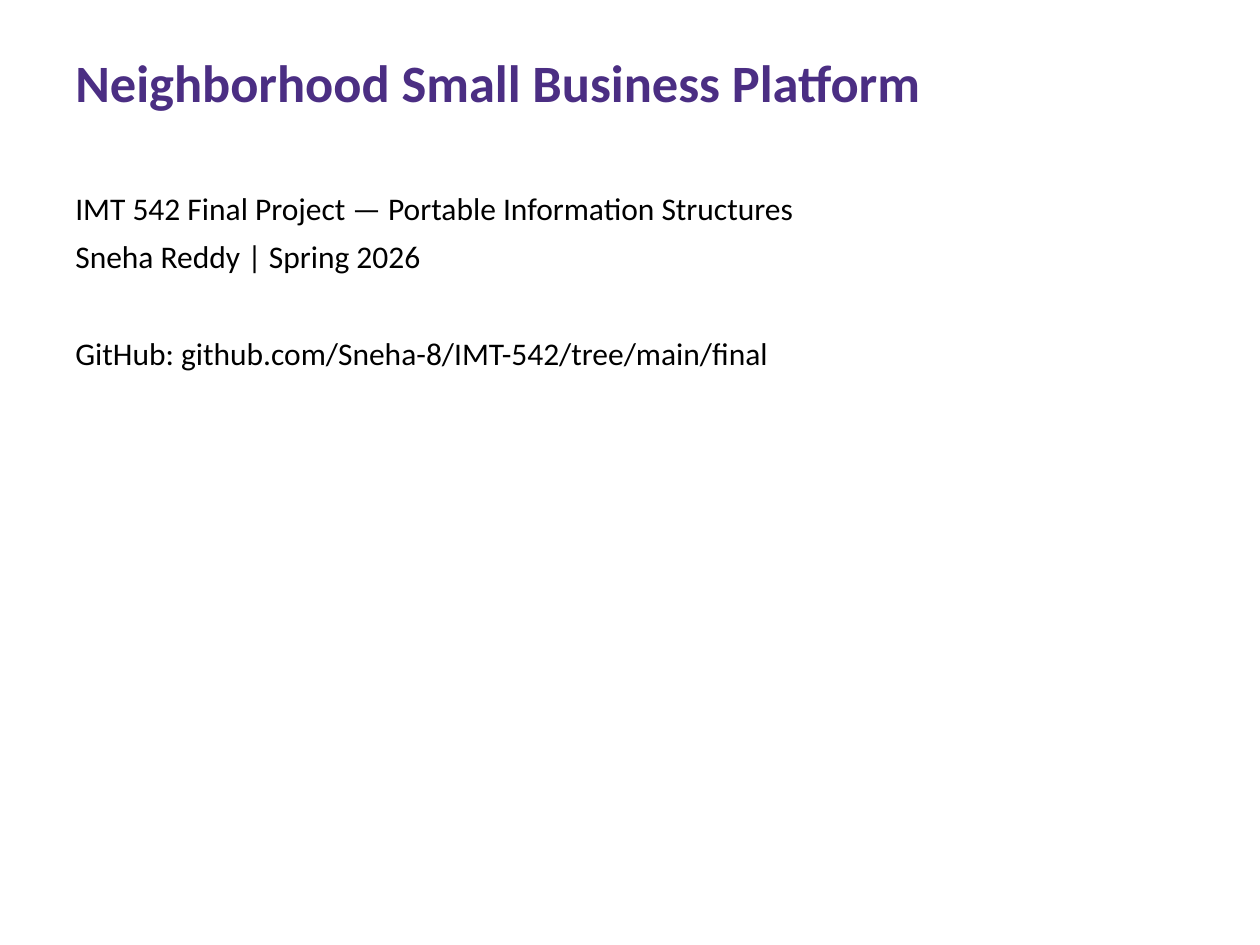
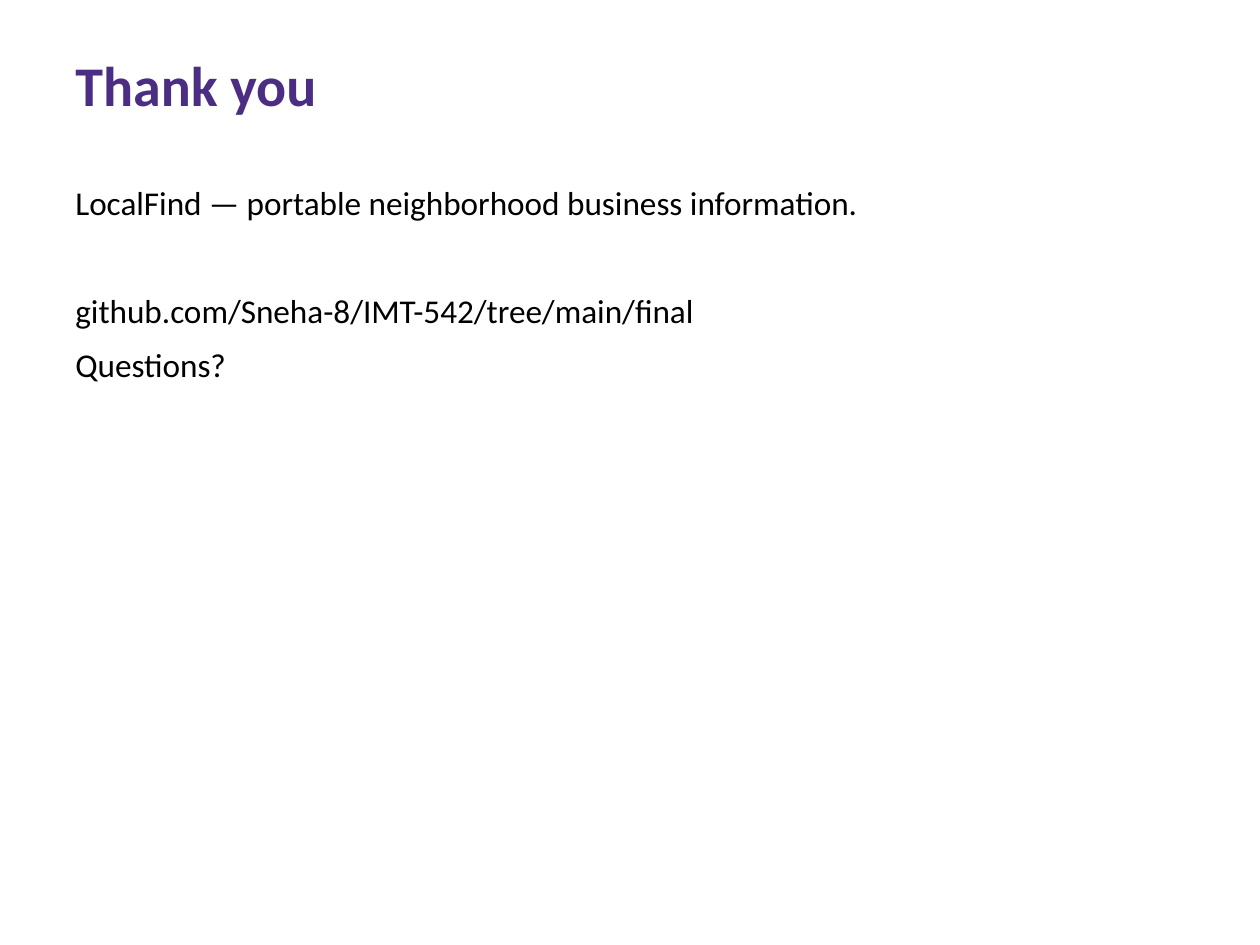
Before and after one commit to Sneha-8/IMT-542, a slide deck: slide 12 of final/presentation/IMT542_Final_Project.pptx (slide 1 before the commit). Drawn at 1260x945 pixels with LibreOffice and Linux fonts; fonts in the diff are those of the drawing. Boxes give left, top, right and bottom in pixels: in the first picture for what was removed or moved away, otherwise in the second. Text is boxed around its words. In the diff, an @@ line names an element or a change of style, - is before the commit and + after.

```diff
--- a/final/presentation/IMT542_Final_Project.pptx
+++ b/final/presentation/IMT542_Final_Project.pptx
@@ text at (75, 66, 316, 115): text changed; size 30 to 32 pt @@
-Neighborhood Small Business Platform
+Thank you
@@ text at (75, 192, 857, 382): text changed; size 18 to 19 pt @@
-IMT 542 Final Project — Portable Information Structures
-Sneha Reddy | Spring 2026
-GitHub: github.com/Sneha-8/IMT-542/tree/main/final
+LocalFind — portable neighborhood business information.
+github.com/Sneha-8/IMT-542/tree/main/final
+Questions?
```
Also in this commit, not shown: 11 slides added, 10 slides removed, 4 other files.
